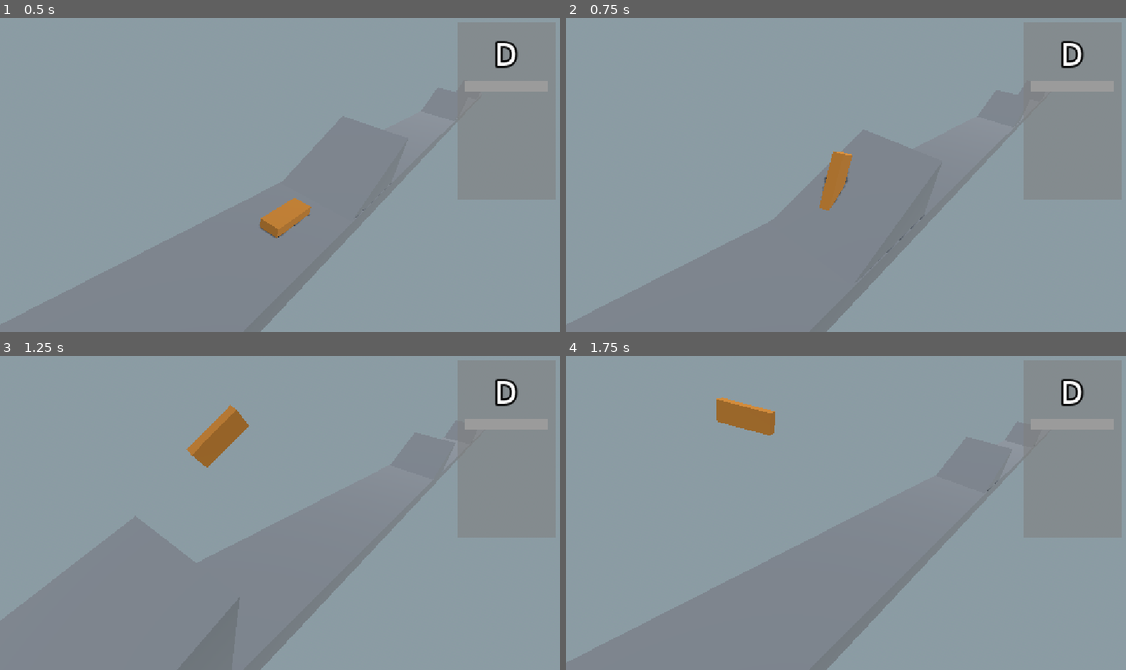
Above: before the commit, frames 1-4 (two rows, left to right).
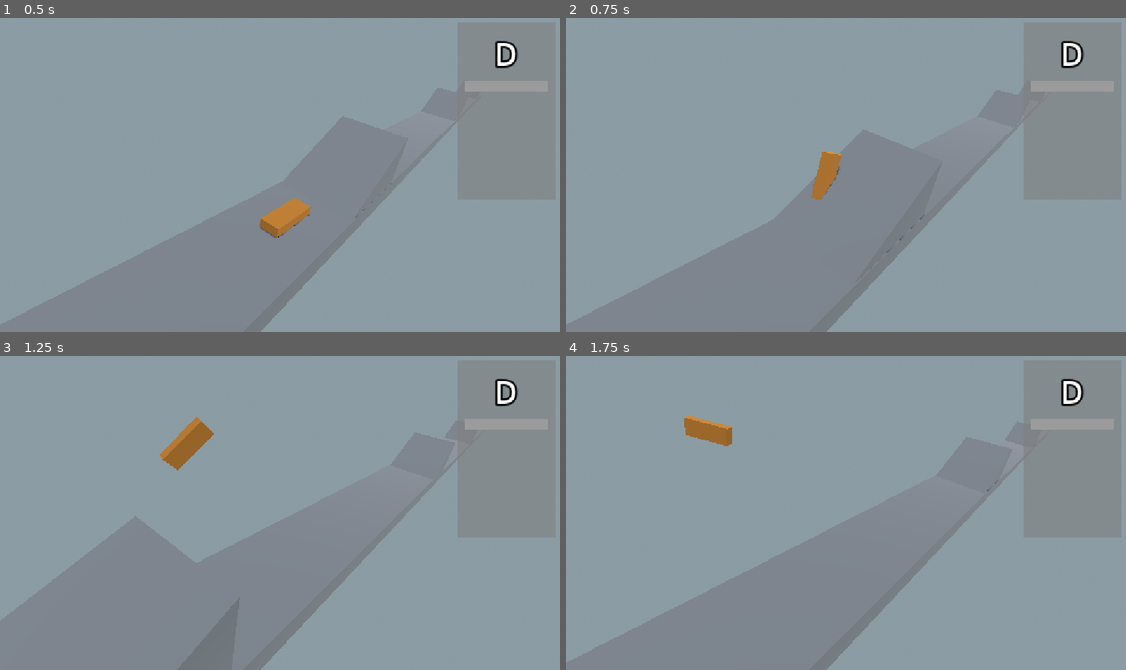
Above: after the commit, the same moments.

Repository: SlyZ1/ludum60
Game: Godot game, scene res://scenes/skate_prototype.tscn
Same seed, same stepped clock (60 frames per second), same inputs: the game is played once before the commit and once after it.
Inputs:
- Up to frame 1 (0.5 s): no input
- Up to frame 2 (0.75 s): hold B (B) from 0.53 s (still down)
- Up to frame 3 (1.25 s): keep holding B (B); tap F (F) at 0.8 s
- Up to frame 4 (1.75 s): release B (B) at 1.28 s; tap F (F) at 1.35 s; tap H (H) at 1.55 s

Frame 1 is identical in both runs. In frame 2, 0.7% of the frame differs, in the area x 43-52%, y 42-62%; in frame 3, 1.5%, in the area x 28-45%, y 15-37%; in frame 4, 1.4%.

Commit message:
Catch logic

Diff:
--- a/combo_graph.json
+++ b/combo_graph.json
@@ -1,15 +1,21 @@
 {
-	"initial" : ["debut_saut"],
+	"initial" : ["instable_saut"],
 	"states" : [
 		{
-			"name" : "debut_saut",
-			"input" : "Fhyb",
-			"duration" : 0.4,
-			"next" : ["instable_saut"]
+			"name" : "catch",
+			"input" : "FHyb",
+			"duration" : 0.9,
+			"next" : ["kickflip_gauche", "kickflip_droite", "backflip", "tourne_gauche"]
 		},
 		{
 			"name" : "instable_saut",
 			"input" : "fhyb",
+			"duration" : 0.9,
+			"next" : ["kickflip_gauche", "kickflip_droite", "backflip", "tourne_gauche"]
+		},
+		{
+			"name" : "tourne_gauche",
+			"input" : "FhYb",
 			"duration" : 0.9,
 			"next" : ["kickflip_gauche", "kickflip_droite", "backflip"]
 		},
--- a/prefabs/bullet_time_curve.tres
+++ b/prefabs/bullet_time_curve.tres
@@ -1,5 +1,5 @@
 [gd_resource type="Curve" format=3 uid="uid://bgunqnh1xon10"]
 
 [resource]
-_data = [Vector2(0, 1), 0.0, 0.0, 0, 0, Vector2(0.14878048, 1), -1.5775882, -1.5775882, 0, 0, Vector2(0.8829268, 0.06451619), 0.08370756, 0.08370756, 0, 0, Vector2(1, 1), 0.0, 0.0, 0, 0]
+_data = [Vector2(0, 1), 0.0, 0.0, 0, 0, Vector2(0.45495498, 0.94382024), 0.0, 0.0, 0, 0, Vector2(0.99999, 0.92134833), 0.0, 0.0, 0, 0, Vector2(1, 1), 0.0, 0.0, 0, 0]
 point_count = 4
--- a/prefabs/skate.tscn
+++ b/prefabs/skate.tscn
@@ -14,7 +14,7 @@
 metallic_specular = 0.51
 
 [sub_resource type="BoxShape3D" id="BoxShape3D_tnd71"]
-size = Vector3(1.575, 0.555, 3.975)
+size = Vector3(1.575, 0.865, 4.57)
 
 [sub_resource type="BoxShape3D" id="BoxShape3D_q1d6x"]
 size = Vector3(1.55, 1.145, 2.99)
@@ -39,8 +39,11 @@
 shape = SubResource("SphereShape3D_tnd71")
 target_position = Vector3(0, 0, 0)
 
-[node name="Skate" type="MeshInstance3D" parent="." unique_id=1567484574]
+[node name="Skate" type="Node3D" parent="." unique_id=54906917]
 transform = Transform3D(0.4449999, 0, 0, 0, 0.44499996, 0, 0, 0, 0.4449999, 0, 0, 0)
+
+[node name="Skate2" type="MeshInstance3D" parent="Skate" unique_id=1399617927]
+transform = Transform3D(0.99999994, 0, -3.5527137e-15, 0, 1, 0, 3.5527137e-15, 0, 0.99999994, 0, 0, 0)
 mesh = SubResource("BoxMesh_qn4bn")
 surface_material_override/0 = SubResource("StandardMaterial3D_xi3o1")
 
@@ -48,9 +51,11 @@
 shape = SubResource("BoxShape3D_tnd71")
 target_position = Vector3(0, 0, 0)
 
-[node name="AnimController" type="Node" parent="." unique_id=671014669]
+[node name="AnimController" type="Node" parent="." unique_id=671014669 node_paths=PackedStringArray("mesh_instance")]
 script = ExtResource("2_2wimw")
+trick_catchable_start = 0.3
+mesh_instance = NodePath("../Skate/Skate2")
 
 [node name="Ground" type="ShapeCast3D" parent="." unique_id=630398105]
 shape = SubResource("BoxShape3D_q1d6x")
-target_position = Vector3(0, 0, 0)
+target_position = Vector3(0, 0, 0.365)
--- a/scripts/anim_controller.gd
+++ b/scripts/anim_controller.gd
@@ -1,8 +1,16 @@
 extends Node
+
+@export_range(0, 1) var trick_cancel_end: float = 0.1
+@export_range(0, 1) var trick_catchable_start: float = 0.7
+@export_range(0, 1) var trick_ground_collision: float = 0.75
+@export var catch_fall_speed: float = 20
+@export var catch_start_speed: float = -1.5
+@export var mesh_instance: MeshInstance3D
 
 class BasicTrick:
 	var trick_name: String
 	var q: Quaternion
+	var tween: Tween
 
 	func _init(_trick_name: String) -> void:
 		trick_name = _trick_name
@@ -12,11 +20,15 @@
 var current_trick_duration: float = 0
 var current_anim_duration: float = 0
 
+var trick_catched: bool = true
+var catch_pressed: bool = false
+
 var parent: Node3D
 
 func _ready() -> void:
 	TrickManager.trick_performed.connect(_on_trick)
 	TrickManager.trick_ended.connect(_on_trick_end)
+	TrickManager.trick_catched.connect(_on_trick_catched)
 	parent = get_parent()
 	parent.on_fall.connect(TrickManager.on_airborne)
 	parent.on_grounded.connect(TrickManager.on_ground)
@@ -27,11 +39,9 @@
 		current_rotation *= trick.q
 		current_rotation = current_rotation.normalized()
 
-	print(current_trick_duration - TrickManager.get_time_left(), " ", current_anim_duration)
-	if ((current_trick_duration - TrickManager.get_time_left() < 0.5 * current_anim_duration)
-		and parent.is_mesh_colliding()
-		and parent.velocity_back + parent.velocity_front < 0):
+	if ((parent.is_grounded() or parent.is_mesh_colliding()) and not trick_catched):
 		MapLoader.instance.stop()
+
 	parent.set_rot(Basis(current_rotation))
 
 func tween_axis_angle(object: Object, property: String, axis: Vector3, target_angle: float, duration: float, curve: Curve = null) -> Tween:
@@ -47,7 +57,12 @@
 			0.0, 1.0, duration)
 	return tween
 
+func _confirm_trick():
+	mesh_instance.scale = Vector3.ONE * 1.3
+	create_tween().tween_property(mesh_instance, "scale", Vector3.ONE, 0.15).set_trans(Tween.TRANS_CIRC).set_ease(Tween.EASE_OUT_IN)
+
 func _on_trick(_name: String, _accuracy: float) -> void:
+	catch_pressed = false
 	var _anim := TrickManager.get_resource(_name)
 	var _duration := TrickManager.get_trick_duration(_name)
 	current_trick_duration = _duration
@@ -56,12 +71,66 @@
 	if _anim.reset_velocities: parent.reset_velocities()
 	get_parent().apply_impulse(_anim.impulse_back, _anim.impulse_front)
 
+	_confirm_trick()
+
 	var already_active := active_tricks.find_custom(func(trick): return trick.trick_name == _name)
 	if abs(_anim.rot_angle) > 0.001:
+		trick_catched = false
 		var trick := BasicTrick.new(_name)
 		print(_name)
 		active_tricks.push_back(trick)
-		tween_axis_angle(trick, "q", _anim.rot_axis, deg_to_rad(_anim.rot_angle), _anim.animation_duration, _anim.curve)
+		trick.tween = tween_axis_angle(trick, "q", _anim.rot_axis, deg_to_rad(_anim.rot_angle), _anim.animation_duration, _anim.curve)
 
 func _on_trick_end() -> void:
 	active_tricks.clear()
+
+func _cancel_tricks() -> void:
+	if active_tricks.is_empty():
+		return
+
+	var tween := create_tween().set_parallel(true)
+	for trick in active_tricks:
+		if trick.tween and trick.tween.is_valid():
+			trick.tween.kill()
+
+		var depart: Quaternion = trick.q
+		tween.tween_method(
+			func(t: float) -> void: trick.q = depart.slerp(Quaternion.IDENTITY, t),
+			0.0, 1.0, 0.05
+		)
+
+	var a_retirer: Array[BasicTrick] = active_tricks.duplicate()
+	tween.chain().tween_callback(func() -> void:
+		for trick in a_retirer:
+			active_tricks.erase(trick)
+	)
+
+func _catch_trick(_dt: float) -> void:
+	if not catch_pressed:
+		parent.velocity_back = min(parent.velocity_back, catch_start_speed)
+		parent.velocity_front = min(parent.velocity_front, catch_start_speed)
+		_confirm_trick()
+
+	parent.apply_impulse(-_dt * catch_fall_speed, -_dt * catch_fall_speed)
+	trick_catched = true
+	catch_pressed = true
+
+func _on_trick_catched(_progression: float, _dt: float) -> void:
+	# On Cancel
+	if _progression < trick_cancel_end:
+		_cancel_tricks()
+		return
+
+	# Successful Catch
+	if _progression > trick_catchable_start and not parent.is_grounded():
+		print("Catched!")
+		_cancel_tricks()
+		_catch_trick(_dt)
+		TrickManager.on_successful_catch()
+		return
+
+	# if already catched and grounded, nothing happens
+	if trick_catched: return
+
+	print(_progression)
+	MapLoader.instance.stop((Vector3.DOWN + Vector3.BACK * 2).normalized() * 8)
--- a/scripts/map_loader.gd
+++ b/scripts/map_loader.gd
@@ -40,11 +40,14 @@
 	set_active(ragdoll, false)
 	set_active(skate, true)
 
-func stop() -> void:
+func stop(impulse_direction: Vector3 = Vector3.ZERO) -> void:
 	is_running = false
 	ragdoll.global_transform = skate.global_transform
 	set_active(ragdoll, true)
-	ragdoll.apply_central_impulse(Vector3.UP * 10 + Vector3.FORWARD * 5)
+
+	var impulse: Vector3 = impulse_direction if impulse_direction != Vector3.ZERO else (Vector3.UP + Vector3.FORWARD).normalized() * 12
+	ragdoll.apply_central_impulse(impulse)
+
 	var axe := Vector3(randf_range(-1, 1), randf_range(-1, 1), randf_range(-1, 1)).normalized()
 	ragdoll.apply_torque_impulse(axe * 10)
 	set_active(skate, false)
--- a/scripts/section.gd
+++ b/scripts/section.gd
@@ -4,6 +4,7 @@
 
 @export var snap_back: Node3D
 @export var snap_front: Node3D
+@export var rails: Array[Path3D]
 
 func snap(snap_to: Vector3) -> void:
 	var offset: Vector3 = global_position - snap_back.global_position
--- a/scripts/skate_orientation.gd
+++ b/scripts/skate_orientation.gd
@@ -4,7 +4,7 @@
 @export var capteur_front: ShapeCast3D
 @export var capteur_mesh: ShapeCast3D
 @export var capteur_ground: ShapeCast3D
-@export var mesh_instance: MeshInstance3D
+@export var mesh_instance: Node3D
 
 signal on_fall()
 signal on_grounded()
--- a/scripts/trick_manager.gd
+++ b/scripts/trick_manager.gd
@@ -2,6 +2,7 @@
 
 signal trick_performed(_name: String, _accuracy: float)
 signal trick_ended
+signal trick_catched(_progression: float, _dt: float)
 signal xp_changed(_new_val: int, _out_of: int, _total_points: int)
 signal tier_changed(_new_tier: int)
 
@@ -42,8 +43,10 @@
 func _process(delta: float) -> void:
 	if MapLoader.instance: if not MapLoader.instance.is_running: return
 
-	if not bullet_timer.is_stopped() and not _current_trick in ["instable_saut", "debut_saut"]:
+	if not bullet_timer.is_stopped() and not _current_trick in ["instable_saut", "debut_saut"] and MapLoader.instance.is_running:
 		Engine.time_scale = bullet_time_curve.sample((bullet_timer.wait_time - bullet_timer.time_left) / bullet_timer.wait_time)
+	else:
+		Engine.time_scale = 1
 	var fhyb := [Input.is_action_pressed("F"), Input.is_action_pressed("H"), Input.is_action_pressed("Y"), Input.is_action_pressed("B")]
 
 	var input_string := "fhyb"
@@ -51,16 +54,25 @@
 		if fhyb[i]:
 			input_string[i] = input_string[i].to_upper()
 
+	# Start tricks
 	if input_string == "FHyb" and not _started:
-		_started = true
-		$InputLag.start()
-		print("GO !")
+			_started = true
+			$InputLag.start()
+			print("GO !")
 
+	# Set input lag when changing inputs
 	if _last_input != input_string:
 		$InputLag.start()
-		_last_input = input_string
+	_last_input = input_string
 
+	# Applying input lag
 	if not (_started and $InputLag.is_stopped()):
+		return
+
+	# If catching the skate
+	if input_string == "FHyb":
+		var t: float = ($TrickTiming.wait_time - $TrickTiming.time_left) / $TrickTiming.wait_time
+		trick_catched.emit(t, delta)
 		return
 
 	for trick_name : String in _possible_tricks:
@@ -75,12 +87,13 @@
 			_trick_performed(trick_name, good_timing)
 			break
 
-func get_time_left() -> float:
+func get_time_left(stopped_val: float = -INF) -> float:
 	if $TrickTiming.is_stopped():
-		return -INF
+		return stopped_val
 	return $TrickTiming.time_left
 
 func _trick_performed(_name: String, _accuracy: float) -> void:
+	$InputLag.start()
 	bullet_timer.stop()
 	bullet_timer.start(bullet_time_duration)
 	_nb_tricks_since_grounded += 1
@@ -122,3 +135,6 @@
 
 func on_ground() -> void:
 	_reset()
+
+func on_successful_catch() -> void:
+	$TrickTiming.stop()
--- a/sections/section_flat.tscn
+++ b/sections/section_flat.tscn
@@ -10,6 +10,8 @@
 
 [sub_resource type="ConcavePolygonShape3D" id="ConcavePolygonShape3D_6lcmb"]
 data = PackedVector3Array(-15, 0.5, 2.0935, 15, 0.5, 2.0935, -15, -0.5, 2.0935, 15, 0.5, 2.0935, 15, -0.5, 2.0935, -15, …(572 unchanged characters)…
+
+[sub_resource type="Curve3D" id="Curve3D_vqc4j"]
 
 [node name="StraightBase" type="MeshInstance3D" unique_id=1808011952 node_paths=PackedStringArray("snap_back", "snap_front")]
 mesh = SubResource("BoxMesh_tnd71")
@@ -30,3 +32,6 @@
 
 [node name="CollisionShape3D" type="CollisionShape3D" parent="StaticBody3D" unique_id=1028251552]
 shape = SubResource("ConcavePolygonShape3D_6lcmb")
+
+[node name="Path3D" type="Path3D" parent="." unique_id=161870261]
+curve = SubResource("Curve3D_vqc4j")
--- /dev/null
+++ b/tricks/idle.tres
@@ -0,0 +1,9 @@
+[gd_resource type="Resource" script_class="Anim" format=3 uid="uid://d0s3lfscvqkix"]
+
+[ext_resource type="Script" uid="uid://u4ge0gstrtnt" path="res://scripts/animation_template.gd" id="1_s4feu"]
+
+[resource]
+script = ExtResource("1_s4feu")
+rot_axis = Vector3(0, 0, 1)
+animation_duration = 10000.0
+metadata/_custom_type_script = "uid://u4ge0gstrtnt"
--- a/tricks/instable_saut.tres
+++ b/tricks/instable_saut.tres
@@ -5,6 +5,6 @@
 [resource]
 script = ExtResource("1_fe6b6")
 rot_axis = Vector3(1, 0, 0)
-impulse_front = 12.0
-impulse_back = 12.0
+impulse_front = 15.0
+impulse_back = 10.0
 metadata/_custom_type_script = "uid://u4ge0gstrtnt"
--- /dev/null
+++ b/tricks/tourne_gauche.tres
@@ -0,0 +1,12 @@
+[gd_resource type="Resource" script_class="Anim" format=3 uid="uid://bdpni0fpcq0a6"]
+
+[ext_resource type="Curve" uid="uid://bs6qtligyoqs0" path="res://scenes/hard_ease_out.tres" id="1_4mk1q"]
+[ext_resource type="Script" uid="uid://u4ge0gstrtnt" path="res://scripts/animation_template.gd" id="1_cqer7"]
+
+[resource]
+script = ExtResource("1_cqer7")
+rot_axis = Vector3(0, 1, 0)
+rot_angle = 360.0
+reset_velocities = false
+curve = ExtResource("1_4mk1q")
+metadata/_custom_type_script = "uid://u4ge0gstrtnt"
